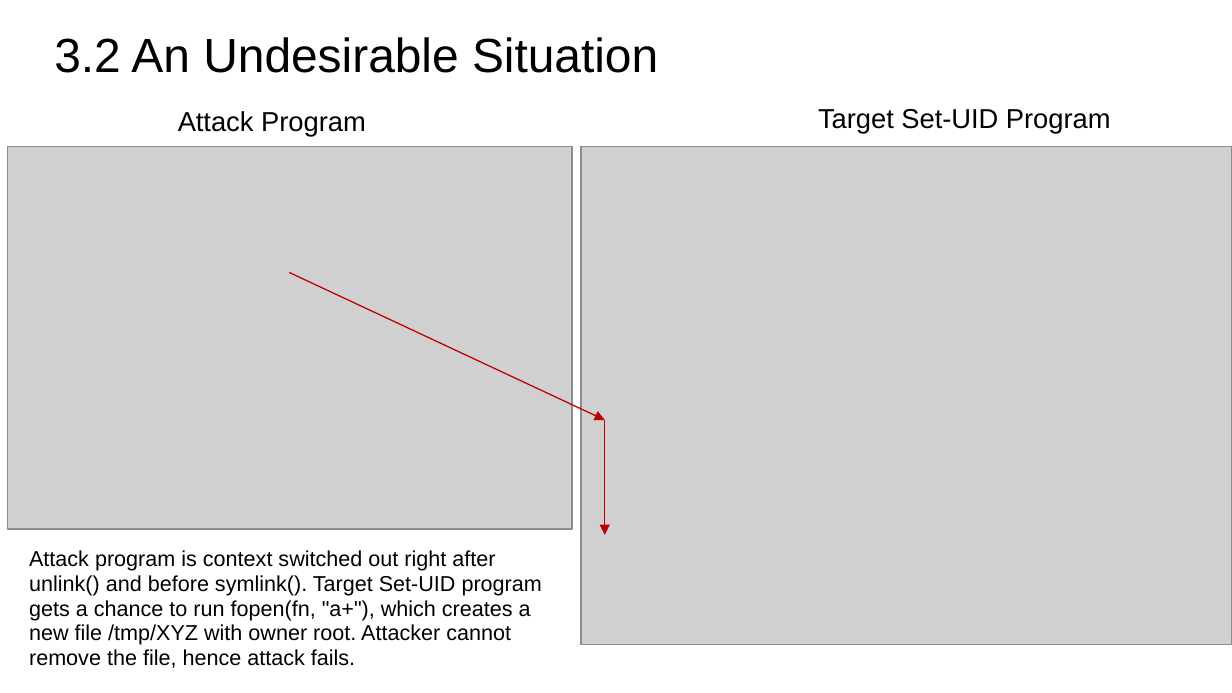
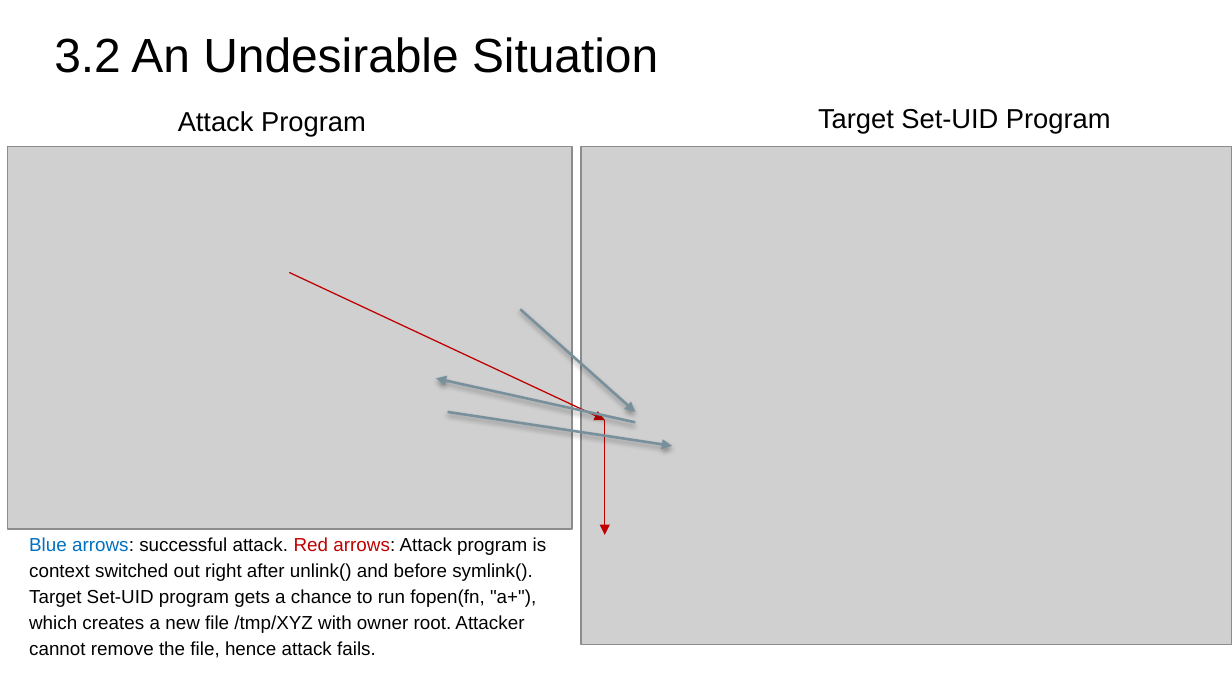
Before and after one commit to gulaoshi/gu.github.io, a slide deck: slide 19 of InfoSec/PPTs/Labs/Lab2-Race_Condition.pptx. Drawn at 1232x693 pixels with LibreOffice and Linux fonts; fonts in the diff are those of the drawing; grey boxes stand for pictures. Boxes give left, top, right and bottom in pixels: in the first picture for what was removed or moved away, otherwise in the second. Text is boxed around its words. In the diff, an @@ line names an element or a change of style, - is before the commit and + after.

```diff
--- a/InfoSec/PPTs/Labs/Lab2-Race_Condition.pptx
+++ b/InfoSec/PPTs/Labs/Lab2-Race_Condition.pptx
@@ arrow added from (520, 309) to (636, 411), #78909C 1.5 pt @@
@@ arrow added from (636, 423) to (436, 378), #78909C 1.5 pt @@
@@ arrow added from (447, 411) to (671, 446), #78909C 1.5 pt @@
@@ text at box(29, 537, 547, 658): text changed; size 12.6 to 11 pt @@
-Attack program is context switched out right after unlink() and before symlink(). Target Set-UID program gets a chance to run fopen(fn, "a+"), which creates a new file /tmp/XYZ with owner root. Attacker cannot remove the file, hence attack fails.
+Blue arrows: successful attack. Red arrows: Attack program is context switched out right after unlink() and before symlink(). Target Set-UID program gets a chance to run fopen(fn, "a+"), which creates a new file /tmp/XYZ with owner root. Attacker cannot remove the file, hence attack fails.
```
Also in this commit, not shown: 4 other slides changed, 1 other file.
